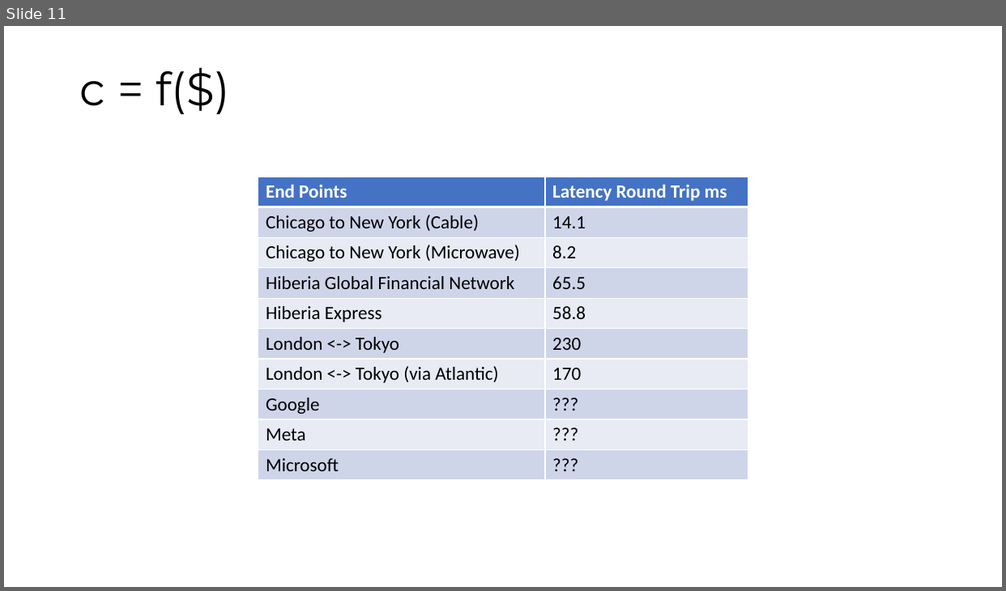
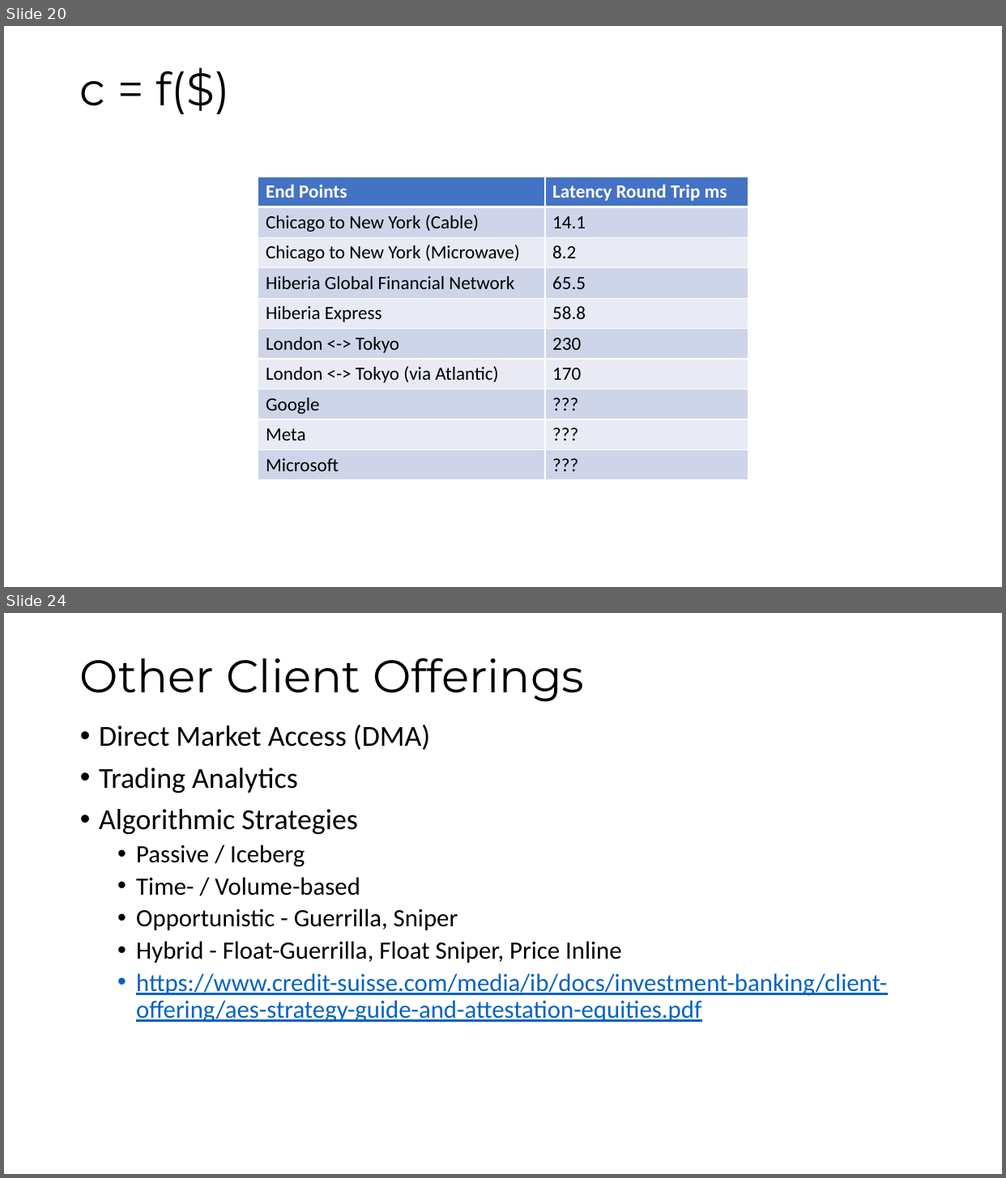
Before and after one commit to maatt4code/PicsAndStuff, a slide deck: Presentation/FXMM.pptx. Shown one above the other, each under a label of ours: slide 11 before the commit, slides 20 and 24 after it; the slides between them are not shown. The pictures are 1006x591 and 1006x1178 pixels, drawn with LibreOffice and Linux fonts; fonts in the diff are those of the drawing. Boxes give left, top, right and bottom in pixels: in the first picture for what was removed or moved away, otherwise in the second. Text is boxed around its words. In the diff, an @@ line names an element or a change of style, - is before the commit and + after.

```diff
--- a/Presentation/FXMM.pptx
+++ b/Presentation/FXMM.pptx
@@ slide 24 added at [4, 613, 1002, 1174], background #FFFFFF @@
@@ title added at [80, 658, 584, 702], 44 pt, text #000000 @@
+Other Client Offerings
@@ text added at [99, 725, 887, 1023], 24 pt, text #000000 @@
+• Direct Market Access (DMA)
+• Trading Analytics
+• Algorithmic Strategies
+  • Passive / Iceberg
+  • Time- / Volume-based
+  • Opportunistic - Guerrilla, Sniper
+  • Hybrid - Float-Guerrilla, Float Sniper, Price Inline
+  • https://www.credit-suisse.com/media/ib/docs/investment-banking/client-offering/aes-strategy-guide-and-attestation-equities.pdf
@@ what was slide 11 is now slide 20 @@
```
Also in this commit, not shown: 5 slides changed, 13 other slides added, 3 slides removed, 12 other files.
